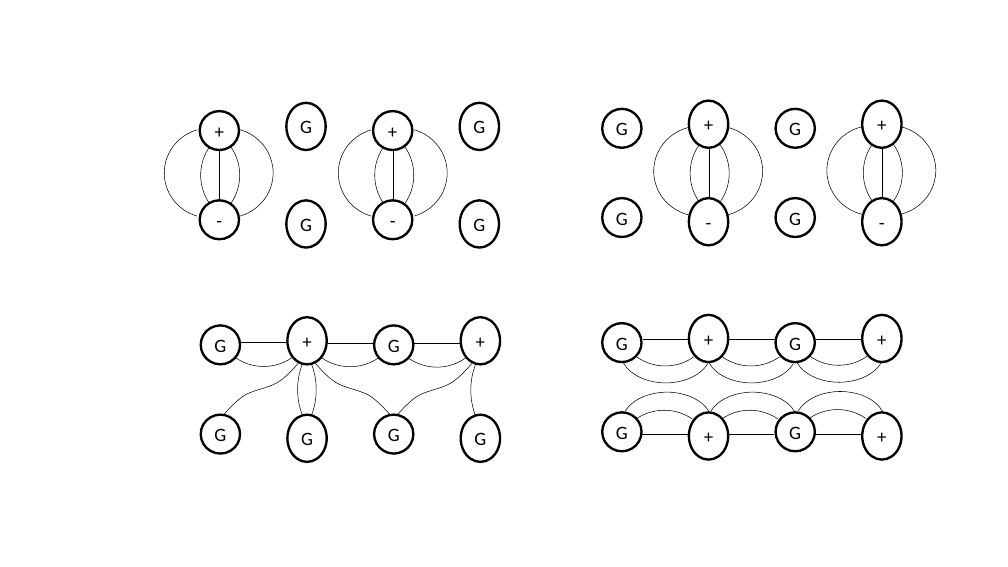
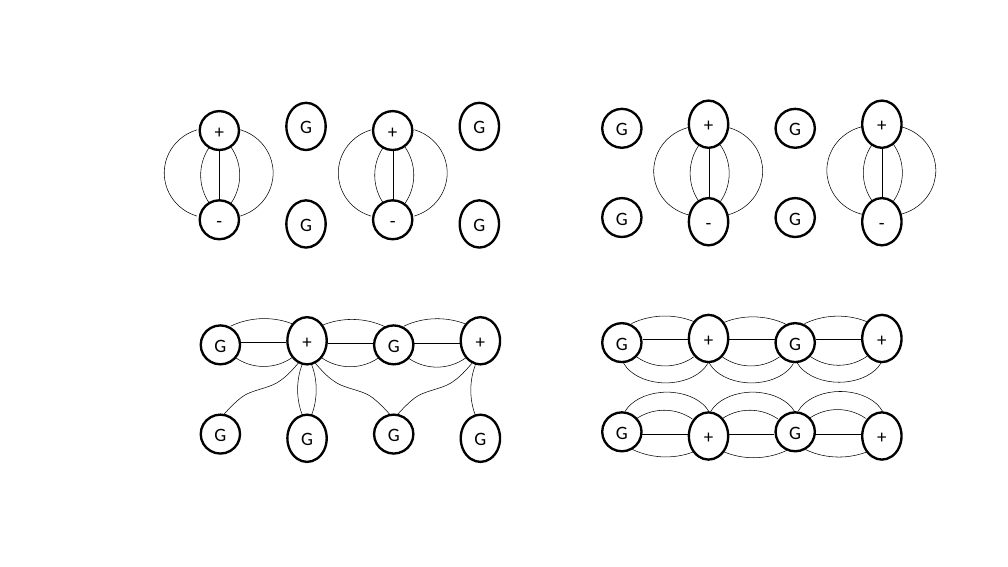
Before and after one commit to dreens/alternate-charging, a slide deck: slide 1 of pinpaircartoon.pptx. Drawn at 1008x567 pixels with LibreOffice and Linux fonts; fonts in the diff are those of the drawing. Boxes give left, top, right and bottom in pixels: in the first picture for what was removed or moved away, otherwise in the second. Text is boxed around its words. In the diff, an @@ line names an element or a change of style, - is before the commit and + after.

Commit message:
some work on schematic figure

```diff
--- a/pinpaircartoon.pptx
+++ b/pinpaircartoon.pptx
@@ arc (boxed as its full ellipse) added at <box>198,319,331,430</box>, outline #000000 0.5 pt @@
@@ arc (boxed as its full ellipse) added at <box>285,319,419,431</box>, outline #000000 0.5 pt @@
@@ arc (boxed as its full ellipse) added at <box>371,319,504,430</box>, outline #000000 0.5 pt @@
@@ arc (boxed as its full ellipse) added at <box>599,316,732,428</box>, outline #000000 0.5 pt @@
@@ arc (boxed as its full ellipse) added at <box>686,317,819,428</box>, outline #000000 0.5 pt @@
@@ arc (boxed as its full ellipse) added at <box>772,316,905,428</box>, outline #000000 0.5 pt @@
@@ arc (boxed as its full ellipse) added at <box>599,346,732,457</box>, outline #000000 0.5 pt @@
@@ arc (boxed as its full ellipse) added at <box>687,347,820,458</box>, outline #000000 0.5 pt @@
@@ arc (boxed as its full ellipse) added at <box>772,346,906,457</box>, outline #000000 0.5 pt @@
```
